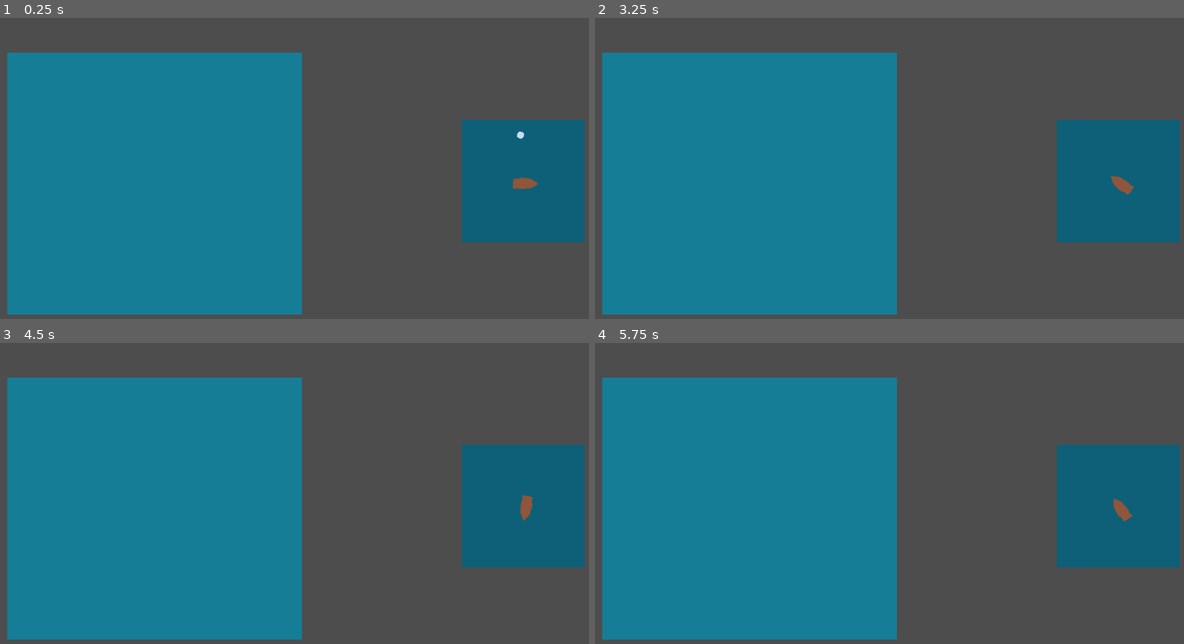
Above: before the commit, frames 1-4 (two rows, left to right).
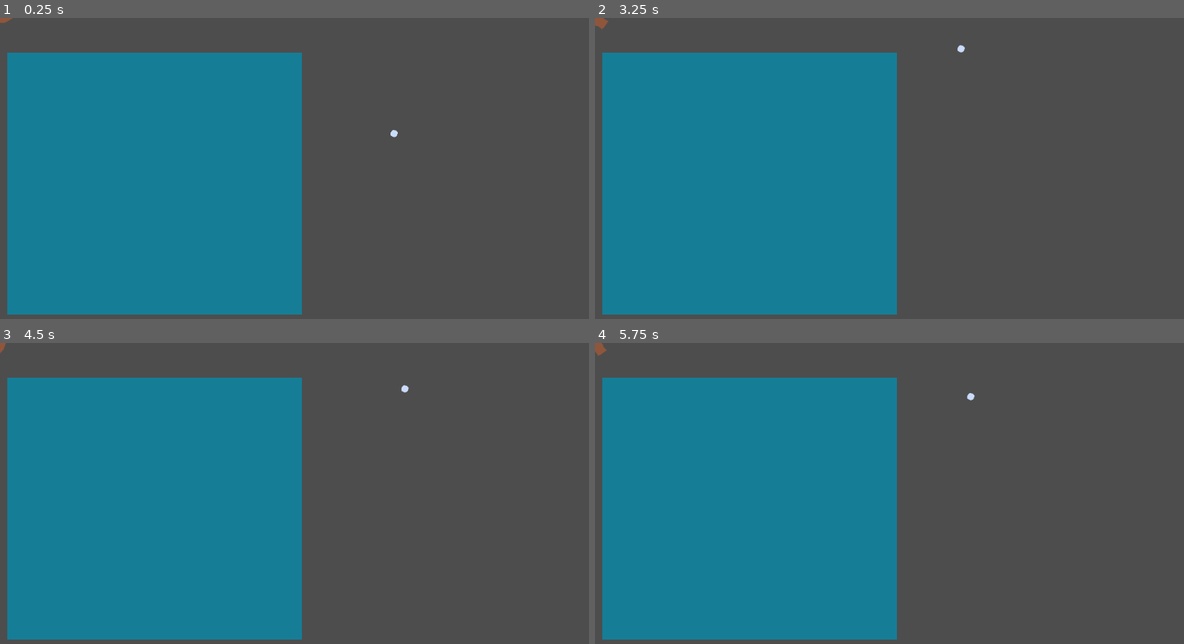
Above: after the commit, the same moments.

Repository: AndyVN2000/k-jam-2024
Game: Godot game, scene res://main.tscn
The game is run twice, just before and just after one commit, with the same random seed, the same clock (stepped at 60 frames per second) and the same inputs. Before the commit the project has no main scene; this scene is started directly in both runs.
Inputs:
- Up to frame 1 (0.25 s): no input
- Up to frame 2 (3.25 s): hold Right (ui_right) 0.53-1.28 s; hold Left (ui_left) 1.28-2.03 s; hold Right (ui_right) from 2.03 s (still down)
- Up to frame 3 (4.5 s): release Right (ui_right) at 3.53 s; hold Left (ui_left) from 3.53 s (still down)
- Up to frame 4 (5.75 s): keep holding Left (ui_left)

The runs differ from the first frame. In frame 1, 8.5% of the frame differs, in the area x 0-100%, y 0-75%; in frame 2, 8.5%; in frame 3, 8.5%; in frame 4, 8.5%.

Commit message:
Renaming files and adding to backlog. Initial commit of spawning rocks

Diff:
--- a/SeaMap.tscn
+++ /dev/null
@@ -1,34 +0,0 @@
-[gd_scene load_steps=4 format=3 uid="uid://dp84w6idsrsec"]
-
-[ext_resource type="PackedScene" uid="uid://besrp0y36utci" path="res://ship.tscn" id="1_gkdmh"]
-[ext_resource type="PackedScene" uid="uid://dqo13aryubtnr" path="res://rock.tscn" id="2_31b1a"]
-[ext_resource type="Texture2D" uid="uid://bw10dfrvf1o0n" path="res://art/sea_map_texture.png" id="3_k5j3f"]
-
-[node name="SubViewportContainer" type="SubViewportContainer"]
-anchors_preset = 6
-anchor_left = 1.0
-anchor_top = 0.5
-anchor_right = 1.0
-anchor_bottom = 0.5
-offset_left = -250.0
-offset_top = -125.0
-offset_bottom = 125.0
-grow_horizontal = 0
-grow_vertical = 2
-
-[node name="SubViewport" type="SubViewport" parent="."]
-handle_input_locally = false
-size = Vector2i(240, 240)
-render_target_update_mode = 4
-
-[node name="Ship" parent="SubViewport" instance=ExtResource("1_gkdmh")]
-z_index = 1
-position = Vector2(125, 125)
-
-[node name="Rock" parent="SubViewport" instance=ExtResource("2_31b1a")]
-z_index = 1
-position = Vector2(140, 30)
-
-[node name="Sprite2D" type="Sprite2D" parent="SubViewport"]
-texture = ExtResource("3_k5j3f")
-centered = false
--- a/main.tscn
+++ b/main.tscn
@@ -1,10 +1,20 @@
-[gd_scene load_steps=3 format=3 uid="uid://beprj65unhksn"]
+[gd_scene load_steps=4 format=3 uid="uid://beprj65unhksn"]
 
 [ext_resource type="PackedScene" uid="uid://737aqfe5a0mp" path="res://ship_deck_view.tscn" id="1_mbetu"]
-[ext_resource type="PackedScene" uid="uid://dp84w6idsrsec" path="res://SeaMap.tscn" id="2_gavjc"]
+[ext_resource type="PackedScene" uid="uid://bfxfddmw86v3l" path="res://sea_map.tscn" id="2_gavjc"]
+
+[sub_resource type="Curve2D" id="Curve2D_c74ci"]
+_data = {
+"points": PackedVector2Array(0, 0, 0, 0, 896, 192, 0, 0, 0, 0, 1152, 192, 0, 0, 0, 0, 1152, 448, 0, 0, 0, 0, 896, 448, 0, 0, 0, 0, 896, 192)
+}
+point_count = 5
 
 [node name="Main" type="Node"]
 
 [node name="ShipDeckView" parent="." instance=ExtResource("1_mbetu")]
 
 [node name="SubViewportContainer" parent="." instance=ExtResource("2_gavjc")]
+
+[node name="Path2D" type="Path2D" parent="."]
+curve = SubResource("Curve2D_c74ci")
+metadata/_edit_group_ = true
--- a/project.godot
+++ b/project.godot
@@ -11,6 +11,7 @@
 [application]
 
 config/name="k-jam_2024"
+run/main_scene="res://main.tscn"
 config/features=PackedStringArray("4.3", "Forward Plus")
 config/icon="res://icon.svg"
 
--- a/sea_map.tscn
+++ b/sea_map.tscn
@@ -1,11 +1,34 @@
-[gd_scene load_steps=3 format=3 uid="uid://bfxfddmw86v3l"]
+[gd_scene load_steps=4 format=3 uid="uid://bfxfddmw86v3l"]
 
 [ext_resource type="PackedScene" uid="uid://besrp0y36utci" path="res://ship.tscn" id="1_ri1d1"]
 [ext_resource type="PackedScene" uid="uid://dqo13aryubtnr" path="res://rock.tscn" id="2_2hqgo"]
+[ext_resource type="Texture2D" uid="uid://bw10dfrvf1o0n" path="res://art/sea_map_texture.png" id="3_lsjsk"]
 
-[node name="SeaMap" type="Node"]
+[node name="SubViewportContainer" type="SubViewportContainer"]
+anchors_preset = 6
+anchor_left = 1.0
+anchor_top = 0.5
+anchor_right = 1.0
+anchor_bottom = 0.5
+offset_left = -250.0
+offset_top = -125.0
+offset_bottom = 125.0
+grow_horizontal = 0
+grow_vertical = 2
 
-[node name="Ship" parent="." instance=ExtResource("1_ri1d1")]
+[node name="SubViewport" type="SubViewport" parent="."]
+handle_input_locally = false
+size = Vector2i(240, 240)
+render_target_update_mode = 4
 
-[node name="Rock" parent="." instance=ExtResource("2_2hqgo")]
-position = Vector2(795, 226)
+[node name="Ship" parent="SubViewport" instance=ExtResource("1_ri1d1")]
+z_index = 1
+position = Vector2(125, 125)
+
+[node name="Rock" parent="SubViewport" instance=ExtResource("2_2hqgo")]
+z_index = 1
+position = Vector2(140, 30)
+
+[node name="Sprite2D" type="Sprite2D" parent="SubViewport"]
+texture = ExtResource("3_lsjsk")
+centered = false
--- /dev/null
+++ b/sea_map_test.tscn
@@ -0,0 +1,11 @@
+[gd_scene load_steps=3 format=3 uid="uid://bfxfddmw86v3l"]
+
+[ext_resource type="PackedScene" uid="uid://besrp0y36utci" path="res://ship.tscn" id="1_1ewl2"]
+[ext_resource type="PackedScene" uid="uid://dqo13aryubtnr" path="res://rock.tscn" id="2_tbwp4"]
+
+[node name="SeaMap" type="Node"]
+
+[node name="Ship" parent="." instance=ExtResource("1_1ewl2")]
+
+[node name="Rock" parent="." instance=ExtResource("2_tbwp4")]
+position = Vector2(795, 226)
Not shown, changed: backlog.txt
